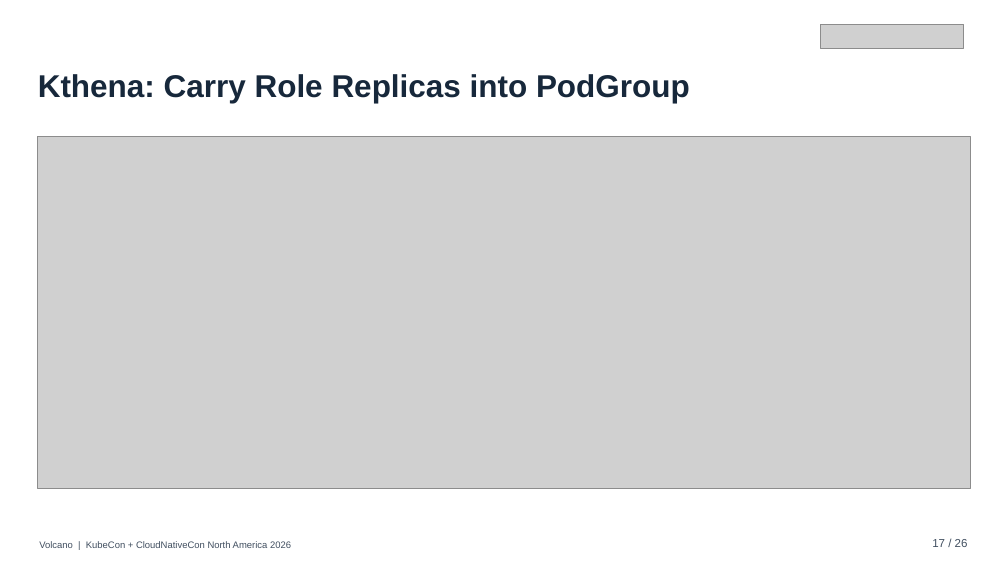
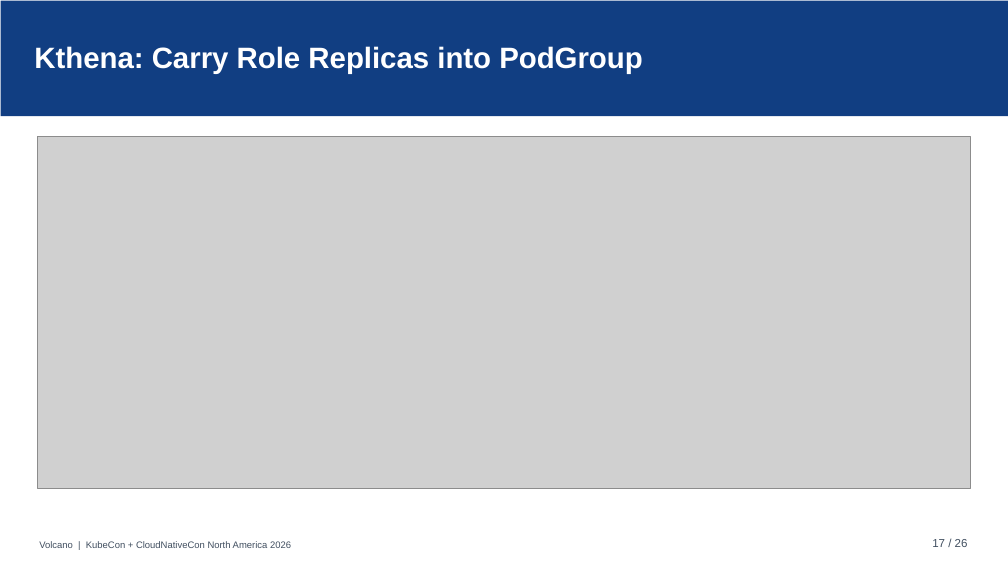
Before and after one commit to JesseStutler/volcano, a slide deck: slide 17 of docs/ppt/Volcano_KubeCon_NA_2026.pptx. Drawn at 1008x567 pixels with LibreOffice and Linux fonts; fonts in the diff are those of the drawing; grey boxes stand for pictures; background and template pictures are left out. Boxes give left, top, right and bottom in pixels: in the first picture for what was removed or moved away, otherwise in the second. Text is boxed around its words. In the diff, an @@ line names an element or a change of style, - is before the commit and + after.

```diff
--- a/docs/ppt/Volcano_KubeCon_NA_2026.pptx
+++ b/docs/ppt/Volcano_KubeCon_NA_2026.pptx
@@ rectangle added at [1, 1, 1008, 116], fill #113E82 @@
@@ picture removed at [820, 24, 964, 48] @@
@@ text "Kthena: Carry Role Replicas into ...": place and size @@
-text "Kthena: Carry Role Replicas into ..." at [38, 74, 690, 103]
+text "Kthena: Carry Role Replicas into ..." at [34, 46, 642, 74]
@@ text "Kthena: Carry Role Replicas into ..." at [34, 46, 642, 74]: size 30 to 28 pt, text colour #17283B to #FFFFFF @@
```
Also in this commit, not shown: 25 other slides changed, 48 other files.
